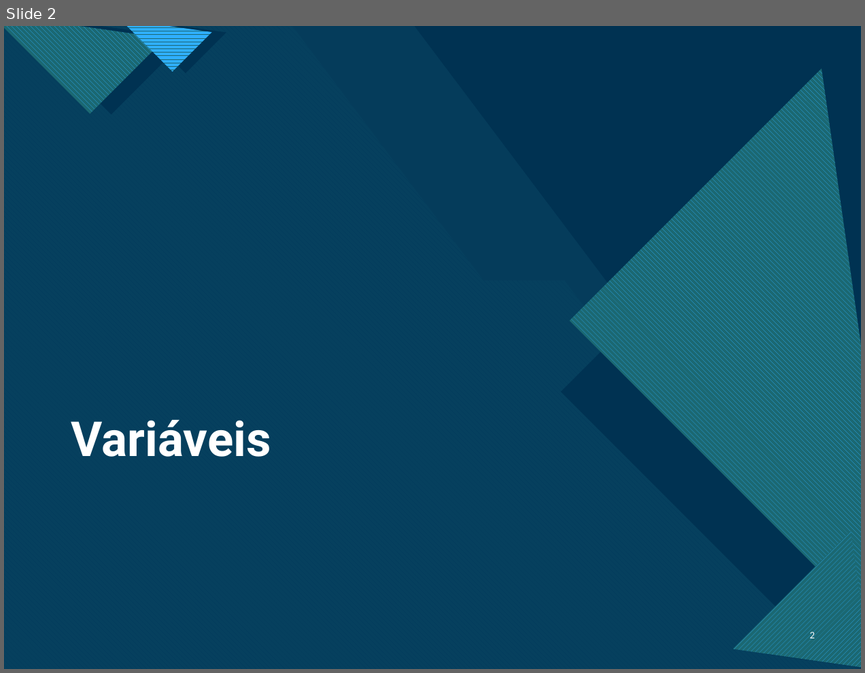
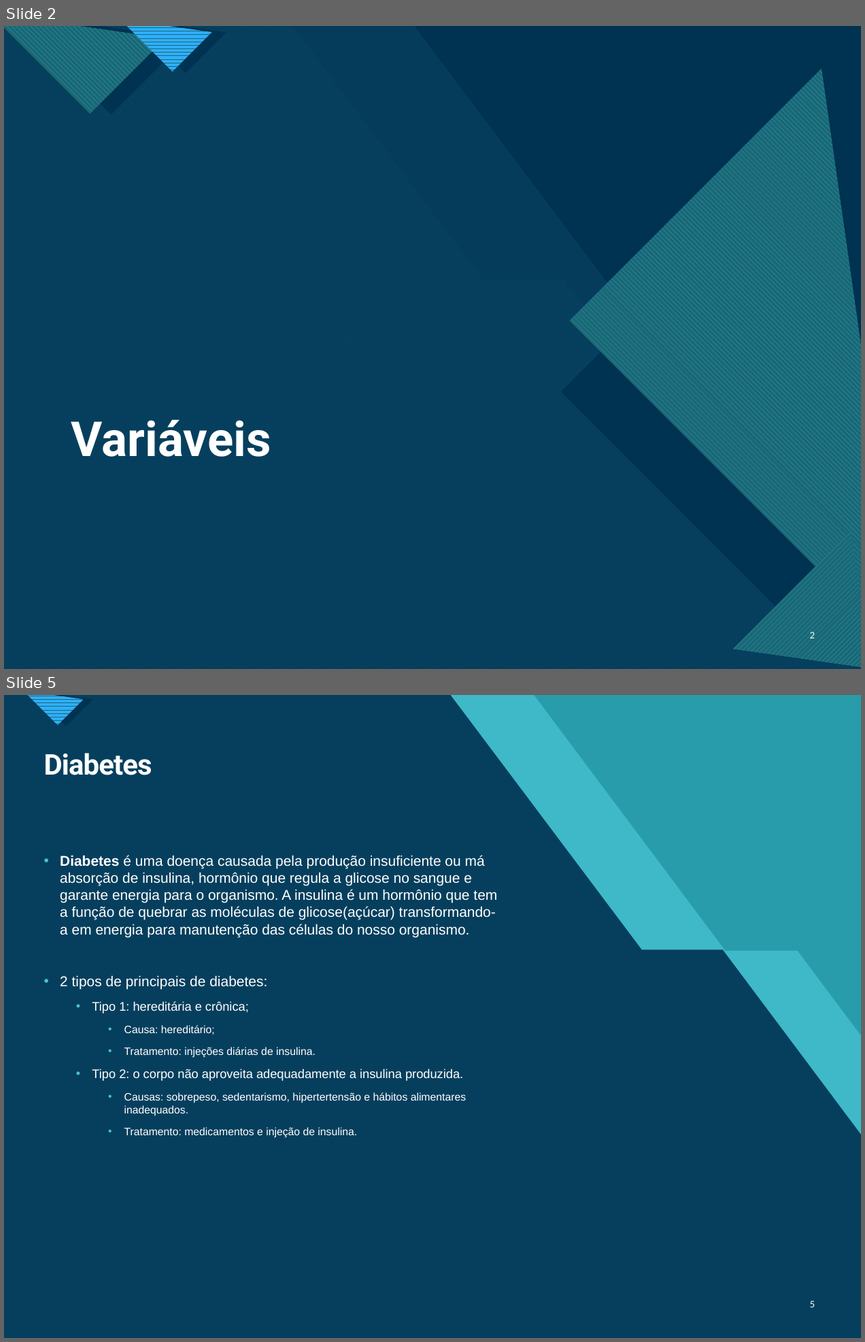
Before and after one commit to adrialmaia/AnaliseExploratoriaDados, a slide deck: ApresentaçãoAED_ AC5e6.pptx. Shown one above the other, each under a label of ours: slide 2 before the commit, slides 2 and 5 after it; the slides between them are not shown. The pictures are 865x673 and 865x1342 pixels, drawn with LibreOffice and Linux fonts; fonts in the diff are those of the drawing. Boxes give left, top, right and bottom in pixels: in the first picture for what was removed or moved away, otherwise in the second. Text is boxed around its words. In the diff, an @@ line names an element or a change of style, - is before the commit and + after.

```diff
--- a/ApresentaçãoAED_ AC5e6.pptx
+++ b/ApresentaçãoAED_ AC5e6.pptx
@@ slide 5 added at box(4, 695, 861, 1338), background #47C3D3; not listed: 11 template elements that a slide beside it also shows @@
@@ rectangle added at box(4, 695, 861, 1338), fill #299CAB @@
@@ rectangle added at box(4, 695, 861, 1338), fill #299CAB @@
@@ freeform shape added at box(4, 695, 861, 1338), fill #47C3D3 at 74% opacity @@
@@ title added at box(44, 753, 152, 775), 24 pt, text #FFFFFF, bold @@
+Diabetes
@@ text added at box(60, 855, 497, 1138), 12 pt, text #FFFFFF @@
+• Diabetes é uma doença causada pela produção insuficiente ou má absorção de insulina, hormônio que regula a glicose no sangue e garante energia para o organismo. A insulina é um hormônio que tem a função de quebrar as moléculas de glicose(açúcar) transformando-a em energia para manutenção das células do nosso organismo.
+• 2 tipos de principais de diabetes:
+  • Tipo 1: hereditária e crônica;
+    • Causa: hereditário;
+    • Tratamento: injeções diárias de insulina.
+  • Tipo 2: o corpo não aproveita adequadamente a insulina produzida.
+    • Causas: sobrepeso, sedentarismo, hipertertensão e hábitos alimentares inadequados.
+    • Tratamento: medicamentos e injeção de insulina.
@@ page number added at box(810, 1300, 815, 1307), 7.5 pt, text #FFFFFF @@
+5
```
Also in this commit, not shown: 3 slides changed, 13 other slides added, 13 slides removed, 1 other file.
